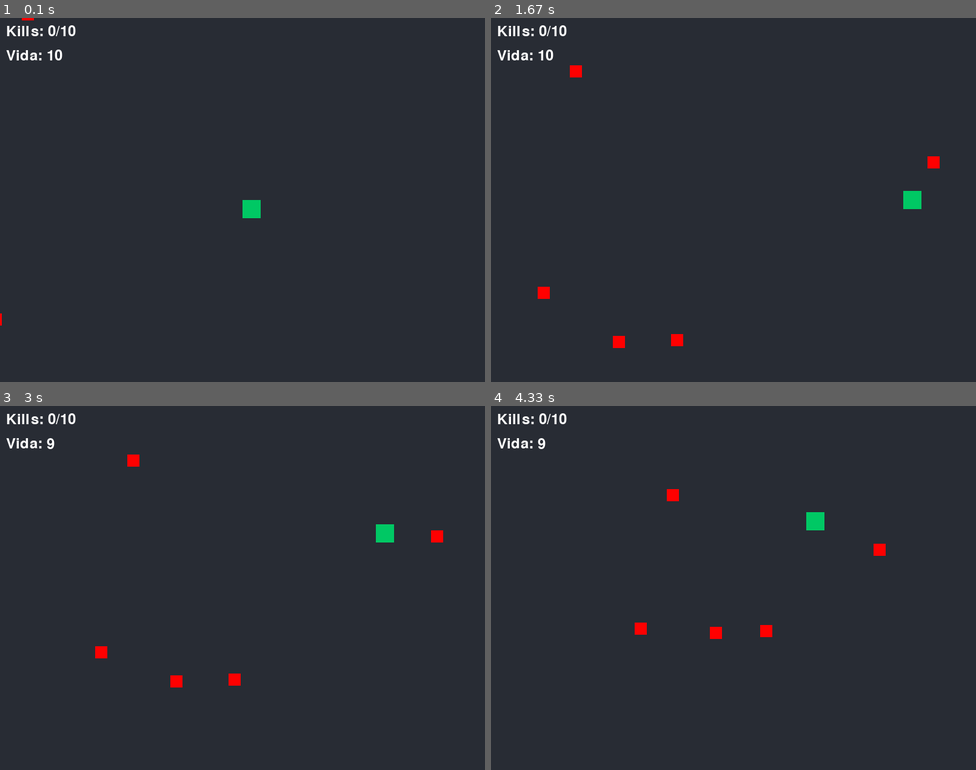
Above: before the commit, frames 1-4 (two rows, left to right).
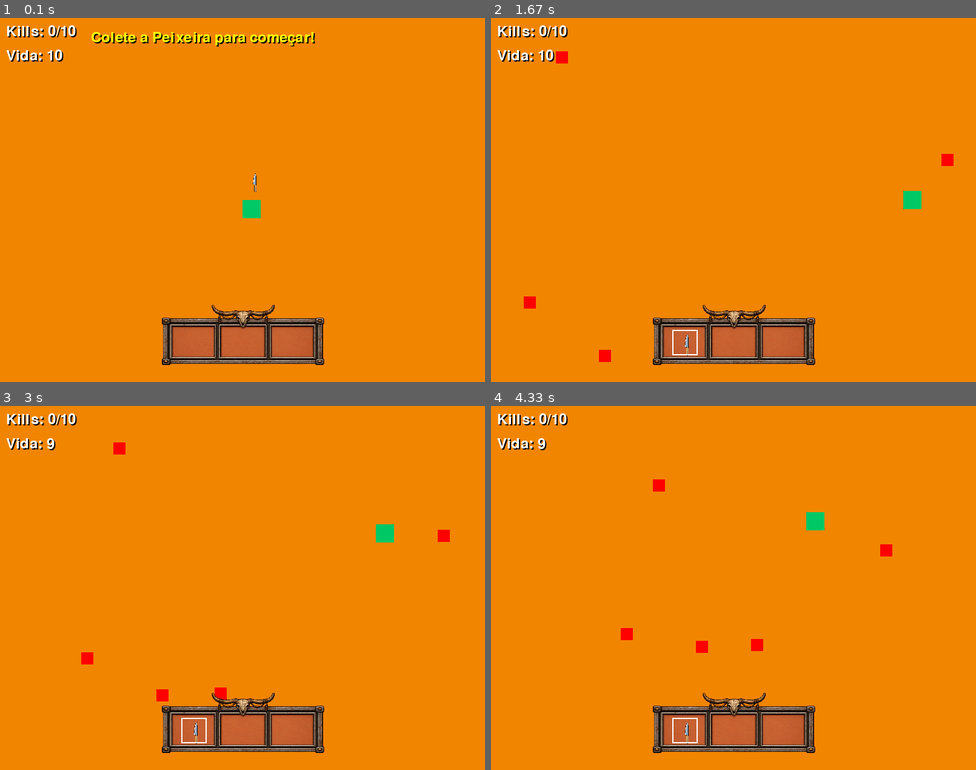
Above: after the commit, the same moments.

Repository: gabrielandrade-95/Projeto-Final-IP-Pygame
Game: pygame game, started from main.py
Two runs of this game, one before a commit and one after it. Both use one fixed random seed, a clock stepped at 60 frames per second and the inputs below.
Inputs:
- Up to frame 1 (0.1 s): no input
- Up to frame 2 (1.67 s): tap W at 0.33 s; hold Space 0.67-1.13 s; hold Right 0.67-1.13 s; hold Right 1.17-1.63 s
- Up to frame 3 (3 s): hold Up 1.67-1.97 s; hold Right 2-2.47 s; hold Left from 2.5 s (still down)
- Up to frame 4 (4.33 s): release Left at 3.03 s; hold Down 3.07-3.37 s; hold Left 3.4-3.8 s; hold Up 3.83-4.2 s; hold Right from 4.23 s (still down)

The runs differ from the first frame. In frame 1, 99% of the frame differs, in the area x 0-100%, y 0-100%; in frame 2, 99%; in frame 3, 99%; in frame 4, 99%.

Commit message:
adicionei os comentarios sobre os codigos

Diff:
--- a/sistemas/coletaveis.py
+++ b/sistemas/coletaveis.py
@@ -3,17 +3,16 @@
 from sistemas.colisao import checar_colisao_retangulos
 
 
-class ColetavelBase(ABC):
+class ColetavelBase(pygame.sprite.Sprite, ABC):
 
-    # construtor
     def __init__(self, x, y, nome, caminho_imagem):
+        super().__init__()
         self.x = x
         self.y = y
         self.nome = nome
         self.coletado = False
 
-# criar um bloco caso a imagem de erro
-        try:
+        try:                                            #cria o "erro"
             self.imagem_original = pygame.image.load(caminho_imagem).convert_alpha()
             self.imagem = pygame.transform.scale(self.imagem_original, (40, 40))
 
@@ -21,40 +20,33 @@
             self.imagem = pygame.Surface((30, 30))
             self.imagem.fill((255, 0, 0))
 
-    # armazena a altura e largura pra criar o Hitbox
         self.largura = self.imagem.get_width()
         self.altura = self.imagem.get_height()
 
     def obter_rect(self):
-        # retorna a hitbox do item do mapa --- para a codigo da colisao usar
         return pygame.Rect(self.x, self.y, self.largura, self.altura)
 
     def desenhar(self, tela):
-        # desenha a imagem na tela se o item ainda não foi pego
+        #desenha o item na tela se ele n foi pego ainda
         if not self.coletado:
-            # desenha a arma na tela nessas coordenadas
+            #desenha a arma na tela
             tela.blit(self.imagem, (self.x, self.y))
 
     def processar_coleta(self, jogador, inventario):
         if self.coletado:
             return
 
-        # retangulo do jogador e do item
-        rect_jogador = pygame.Rect(
-            jogador.x, jogador.y, jogador.largura, jogador.altura)
+        rect_jogador = pygame.Rect(jogador.x, jogador.y, jogador.largura, jogador.altura)   #retangulo do jogador e do item
         rect_item = self.obter_rect()
 
-        # chamar função colisao pra checar
+        #chamar a  função colisao pra checar
         if checar_colisao_retangulos(rect_jogador, rect_item):
-            self.coletado = True  # item some do mapa
-            # libera arma no inventario(HUD)
+            self.coletado = True  #item some do mapa
             inventario.adicionar_arma(self.nome)
 
 
-# CLASSES FILHAS (ARMAS)
 class Peixeira(ColetavelBase):
     def __init__(self, x, y):
-        # PEGA ESSE DADOS COM A CLASSE MÃE
         super().__init__(x, y, "Peixeira", "assets/peixeira.png")
 
 
@@ -67,35 +59,31 @@
     def __init__(self, x, y):
         super().__init__(x, y, "Espingarda", "assets/espingarda.png")
 
-# construçao do inventario
 
-
+#criar o inv
 class Inventario:
     def __init__(self):
-        # dicionario (atributo)
         self.armas_liberadas = {
             "Peixeira": False,
             "Revolver": False,
             "Espingarda": False
         }
 
-        # lista que organiza a ordem dos slots do inventario
+        #lista dos slots do inv
         self.ordem_slots = ["Peixeira", "Revolver", "Espingarda"]
 
-        # arma do player (atual)
+        #arma atual
         self.arma_ativa = None
 
-        # carrega assets do hud(inventario)
+        #load nos assets
         try:
             self.imagem_hud_fundo = pygame.image.load("assets/hud_inventario.png").convert_alpha()
-            # ajustar tamanho do assests inventario
             self.imagem_hud_fundo = pygame.transform.scale(self.imagem_hud_fundo, (300, 150))
 
         except pygame.error:
-            # caso de erro na imagem, criar uma extra
             self.imagem_hud_fundo = pygame.Surface((300, 150))
 
-        # desenho das armas no inventario
+        #sprite da arma
         self.imagem_hud = {}
 
         for nome_arma in self.ordem_slots:
@@ -106,30 +94,29 @@
                 self.imagem_hud[nome_arma] = pygame.transform.scale(img, (45, 45))
 
             except pygame.error:
-                # caso de erro na imagem
                 surf = pygame.Surface((40, 40))
                 surf.fill((100, 100, 100))
-                self.imagens_hud[nome_arma] = surf
+                self.imagem_hud[nome_arma] = surf
 
-    # metódo para adicionar a arma no inventário após a colisão
 
+    #metódo para adicionar a arma no inventário após a colisão
     def adicionar_arma(self, nome_arma):
-        # conferir se  arma existe
+        #conferir se  arma existe
         if nome_arma in self.armas_liberadas:
-            # aciona a arma no inventario pra True
+            #aciona a arma no inventario pra True
             self.armas_liberadas[nome_arma] = True
 
-            # no caso da primeira arma (onde o player vai estar com armas em None)
+            #no caso da primeira arma (onde o player vai estar com armas em None)
             if self.arma_ativa is None:
                 self.arma_ativa = nome_arma
 
             print(f"{nome_arma} FOI LIBERADA NO INVENTÁRIO!")
 
-    # ESQUEMA DE ESCOLHA DE ARMAS
+    #escolhas das armas
     def trocar_arma(self):
         teclas = pygame.key.get_pressed()
 
-        # caso ele tecle 1, 2 OU 3 e já tenha coletado a arma em questão
+        #caso ele tecle 1, 2 OU 3 e já tenha coletado a arma em questão
         if teclas[pygame.K_1] and self.armas_liberadas["Peixeira"]:
             self.arma_ativa = "Peixeira"
             print("Lampião equipou a Peixeira!")
@@ -142,31 +129,33 @@
             self.arma_ativa = "Espingarda"
             print("Lampião equipou a Espingarda! Cuida!!!")
 
-    # DESENHAR HUD DO INVENTARIO NA TELA
 
+    #hud do inv na tela
     def desenhar_hud(self, tela):
-        # config do tamanho do HUD
+        #config do tamanho do HUD
         x_hud = 250
         y_hud = 450
 
-        # desenhar assests de fundo (slots vazios)
+        #desenhar assests de fundo (slots vazios)
         tela.blit(self.imagem_hud_fundo, (x_hud, y_hud))
 
-        # alinhar as armas dentro dos slots
+        #alinhar as armas dentro dos slots
         largura_bloco = 72
         x_inicial = x_hud + 50
         y_arma = y_hud + 65
 
-        # passar pelos 3 slots do hud pra desenhar um por um
+        #passar pelos 3 slots do hud pra desenhar um por um
         for i, nome_arma in enumerate(self.ordem_slots):
             x_arma = x_inicial + i * largura_bloco
 
-            # se a arma do slot já foi coletada
+            #se a arma do slot já foi coletada
             if self.armas_liberadas[nome_arma]:
                 # desenha a imagem da arma  no slot
                 tela.blit(self.imagem_hud[nome_arma], (x_arma, y_arma))
 
-            # se a arma for a arma ativa (atual) = borda branca
+            #se a arma for a arma ativa (atual) = borda branca
             if self.arma_ativa == nome_arma:
-                retangulo_selecionado = pygame.Rect(x_arma - 1, y_arma - 1, 42, 42)
-                pygame.draw.rect(tela, (255, 255, 255), retangulo_selecionado, 2)
+                retangulo_selecionado = pygame.Rect(
+                    x_arma - 1, y_arma - 1, 42, 42)
+                pygame.draw.rect(tela, (255, 255, 255),
+                                 retangulo_selecionado, 2)
--- a/sistemas/jogo.py
+++ b/sistemas/jogo.py
@@ -4,6 +4,8 @@
 from Mecanicas.mecanicaPlayer import Jogador
 from entidades.projetil import Projetil
 from entidades.novo_inimigo import Inimigo
+from sistemas.coletaveis import Peixeira, Revolver, Espingarda, Inventario
+
 
 class Jogo:
     def __init__(self):
@@ -13,22 +15,44 @@
         self.rodando = True
         self.relogio = pygame.time.Clock()
 
-        # Cria o jogador usando a classe que veio da Mecanicas
+        #cria o player
         self.player = Jogador(400, 300)
 
-        #grupos de sprites para os projeteis e inimigos
+        #sprite
         self.grupo_projeteis = pygame.sprite.Group()
         self.grupo_inimigos = pygame.sprite.Group()
-
-        #contadores e estados
+        self.grupo_coletaveis = pygame.sprite.Group()
+
+        #inv
+        self.inventario = Inventario()
+
+        #contadores
         self.kills = 0
         self.fase_completa = False
 
-        #spawna a primeira onda
-        self.onda_inimigos(self.grupo_inimigos, self.player) # criando a primeira onda de inimigos
+        self.peixeira_coletada = False
+
+        #cria a peixeira no chão
+        peixeira = Peixeira(400, 250)
+        self.grupo_coletaveis.add(peixeira)
+
+
+        caminho_fonte = "assets/Smokum.ttf"
+
+        try:
+            self.fonte = pygame.font.Font(caminho_fonte, 36)
+            self.fonte_grande = pygame.font.Font(caminho_fonte, 72)
+        except FileNotFoundError:
+
+            #por a fonte
+            self.fonte = pygame.font.SysFont("impact", 36)
+            self.fonte_grande = pygame.font.SysFont("impact", 72)
+
+        #cor dos texto
+        self.COR_TEXTO = (255, 255, 255)  #branco
+        self.COR_SOMBRA = (0, 0, 0)       #preto para sombra
 
     def rodar(self):
-        # loop
         while self.rodando:
             self.checar_eventos()
             self.atualizar()
@@ -47,21 +71,27 @@
                 if evento.key == pygame.K_ESCAPE:
                     self.rodando = False
 
+                #troca de arma se tiver arma
+                self.inventario.trocar_arma()
+
                 if evento.key == pygame.K_SPACE:
                     tempo_atual = pygame.time.get_ticks()
                     if tempo_atual - self.player.ultimo_tiro >= self.player.cooldown_tiro:
-                        px = self.player.x
-                        py = self.player.y
-                        direcao = self.player.direcao_da_frente
-                        novo_tiro = Projetil(px + 15, py + 15, direcao)
-                        self.grupo_projeteis.add(novo_tiro)
-                        self.player.ultimo_tiro = tempo_atual
-
-    def onda_inimigos(self, grupo_inimigos, jogador): # Método para criar uma onda de inimigos
-        if len(grupo_inimigos) < 5: # Se tiver menos de 5 inimigos na tela
+                        if self.inventario.arma_ativa is not None:
+                            px = self.player.x
+                            py = self.player.y
+                            direcao = self.player.direcao_da_frente
+                            novo_tiro = Projetil(px + 15, py + 15, direcao)
+                            self.grupo_projeteis.add(novo_tiro)
+                            self.player.ultimo_tiro = tempo_atual
+
+
+    def onda_inimigos(self, grupo_inimigos, jogador):
+        #spawnar os bixo
+        if len(grupo_inimigos) < 5:
             x = 0
             y = 0
-            borda = random.choice(["topo", "baixo", "esquerda", "direita"]) # Escolhe uma borda aleatória para o inimigo aparecer
+            borda = random.choice(["topo", "baixo", "esquerda", "direita"])
             if borda == "esquerda":
                 x, y = -20, random.randint(0, 580)
             elif borda == "direita":
@@ -74,67 +104,110 @@
             novo_inimigo = Inimigo(x, y)
             grupo_inimigos.add(novo_inimigo)
 
-    #verifica se o projetil colidiu com algum inimigo
     def checar_colisoes(self):
+        #ve se a bala pegou no inimigo
         for projetil in self.grupo_projeteis:
             for inimigo in self.grupo_inimigos:
                 if inimigo.dano_inimigo(projetil):
                     self.kills += 1
 
     def checar_vida(self):
+        #ver se morreu
         if self.player.vida_jogador <= 0:
             return True
         return False
 
     def atualizar(self):
+        #se morrer para tudo
         if self.player.vida_jogador <= 0:
             self.rodando = False
-            return  # ← SAI DA FUNÇÃO AQUI
-
-        # Movimento
+            return
+
+        #movimento
         self.player.mover()
         self.grupo_projeteis.update()
 
-        # Colisões
+        #colisoes
         self.checar_colisoes()
         self.player.dano_jogador(self.grupo_inimigos)
 
-        # Atualizar inimigos (movimento + repulsão)
+        #atualizar inimigos
         for inimigo in self.grupo_inimigos:
             inimigo.update(self.player, self.grupo_inimigos)
 
-        # Estados
+        #processar a coleta de itens
+        for coletavel in self.grupo_coletaveis:
+            coletavel.processar_coleta(self.player, self.inventario)
+
+            #se coletou a peixeira ativa os inimigos
+            if isinstance(coletavel, Peixeira) and coletavel.coletado:
+                self.peixeira_coletada = True
+
         if self.kills >= 10:
             self.fase_completa = True
             self.grupo_inimigos.empty()
 
-        # Spawn de inimigos
-        if not self.fase_completa:
+        #so aparece os inimigos se tiver coletado a peixeira E não estiver na fase completa
+        if self.peixeira_coletada and not self.fase_completa:
             self.onda_inimigos(self.grupo_inimigos, self.player)
 
     def desenhar(self):
-        self.tela.fill((40, 44, 52)) # cor de fundo
-        #desenhar sprites
+        #fundo do jogo
+        if self.player.vida_jogador <= 3:
+            self.tela.fill((100, 30, 27))  #vermelho quando ta baixa
+        else:
+            self.tela.fill((242, 133, 0))  #laranja com a vida cheia
+
+        #desenhar o jogador
         self.player.desenhar(self.tela)
+
+        #desenhar os tiros
         self.grupo_projeteis.draw(self.tela)
+
+        #desenhar os inimigos
         self.grupo_inimigos.draw(self.tela)
 
-        #hud (texto de kills e fase)
-        fonte = pygame.font.SysFont(None, 36)
-        kills_texto = fonte.render(f"Kills: {self.kills}/10", True, (255, 255, 255))
-        vida_texto = fonte.render(f"Vida: {int(self.player.vida_jogador)}", True, (255, 255, 255))
-        self.tela.blit(vida_texto, (10, 50))
-        self.tela.blit(kills_texto, (10, 10))
-
-        #mensagem de fase completa
-        if self.fase_completa:
-            fase_texto = fonte.render("Você venceu! Colete a pistola!", True, (0, 255, 0))
-            self.tela.blit(fase_texto, (200, 50))
-
-        # Mensagem de derrota
-        if self.player.vida_jogador <= 0:
-            fonte_grande = pygame.font.SysFont(None, 72)
-            texto_fim = fonte_grande.render("Game Over", True, (255, 0, 0))
+        #desenhar o coletavel da faca
+        for coletavel in self.grupo_coletaveis:
+            coletavel.desenhar(self.tela)
+
+        #mostrar a hud
+        kills_surf = self.fonte.render(f"Kills: {self.kills}/10", True, self.COR_TEXTO)     #kills
+        kills_sombra = self.fonte.render(f"Kills: {self.kills}/10", True, self.COR_SOMBRA)
+
+        self.tela.blit(kills_sombra, (12, 12))
+        self.tela.blit(kills_surf, (10, 10))
+
+
+        vida_surf = self.fonte.render(f"Vida: {int(self.player.vida_jogador)}", True, self.COR_TEXTO)  #vida
+        vida_sombra = self.fonte.render(f"Vida: {int(self.player.vida_jogador)}", True, self.COR_SOMBRA)
+
+        self.tela.blit(vida_sombra, (12, 52))
+        self.tela.blit(vida_surf, (10, 50))
+
+
+        if not self.peixeira_coletada:           #msg antes de pegara pexeira
+            msg_surf = self.fonte.render(f"Colete a Peixeira para começar!", True, (255, 255, 0))
+            msg_sombra = self.fonte.render(f"Colete a Peixeira para começar!", True, self.COR_SOMBRA)
+            self.tela.blit(msg_sombra, (152, 22))
+            self.tela.blit(msg_surf, (150, 20))
+
+
+        if self.fase_completa:                     #fase completa
+            fase_texto_surf = self.fonte.render(f"Você venceu! Colete a arma!", True, (0, 255, 0))
+            fase_texto_sombra = self.fonte.render("Você venceu! Colete a arma!", True, self.COR_SOMBRA)
+
+            self.tela.blit(fase_texto_sombra, (202, 52))
+            self.tela.blit(fase_texto_surf, (200, 50))
+
+
+        if self.player.vida_jogador <= 0:           #derrota
+            texto_fim = self.fonte_grande.render("Game Over", True, (255, 0, 0))
+            fim_sombra = self.fonte_grande.render("Game Over", True, self.COR_SOMBRA)
+
+            self.tela.blit(fim_sombra, (203, 253))      #bagulho de sombra do game over
             self.tela.blit(texto_fim, (200, 250))
 
+        self.inventario.desenhar_hud(self.tela)          #desenha o inventário (HUD das armas)
+
         pygame.display.flip()
